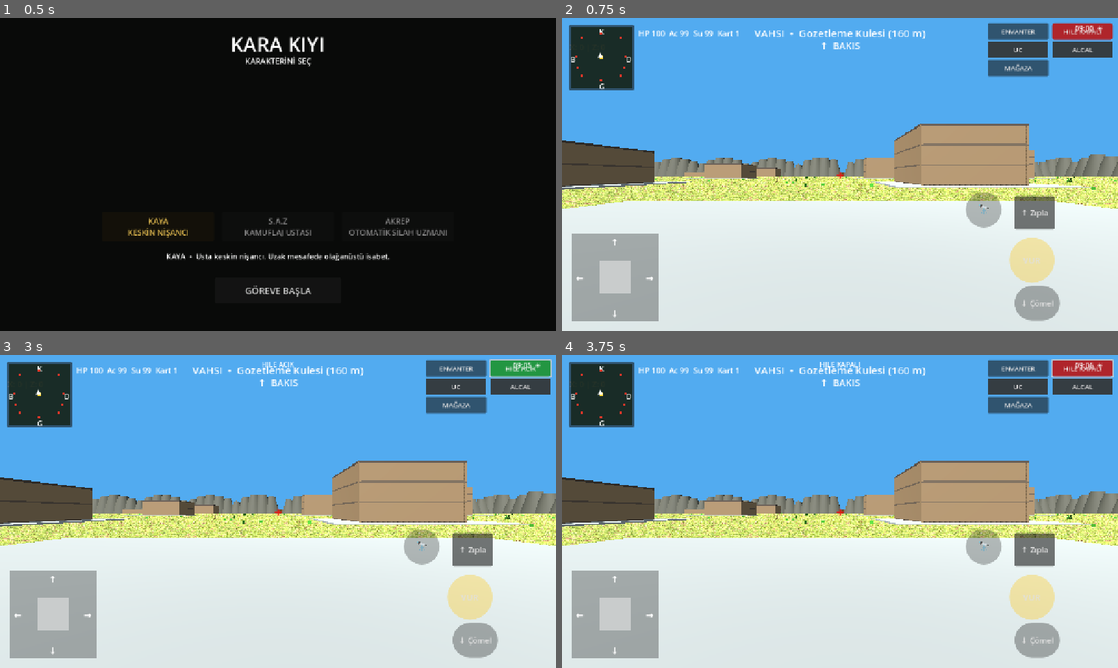
Above: before the commit, frames 1-4 (two rows, left to right).
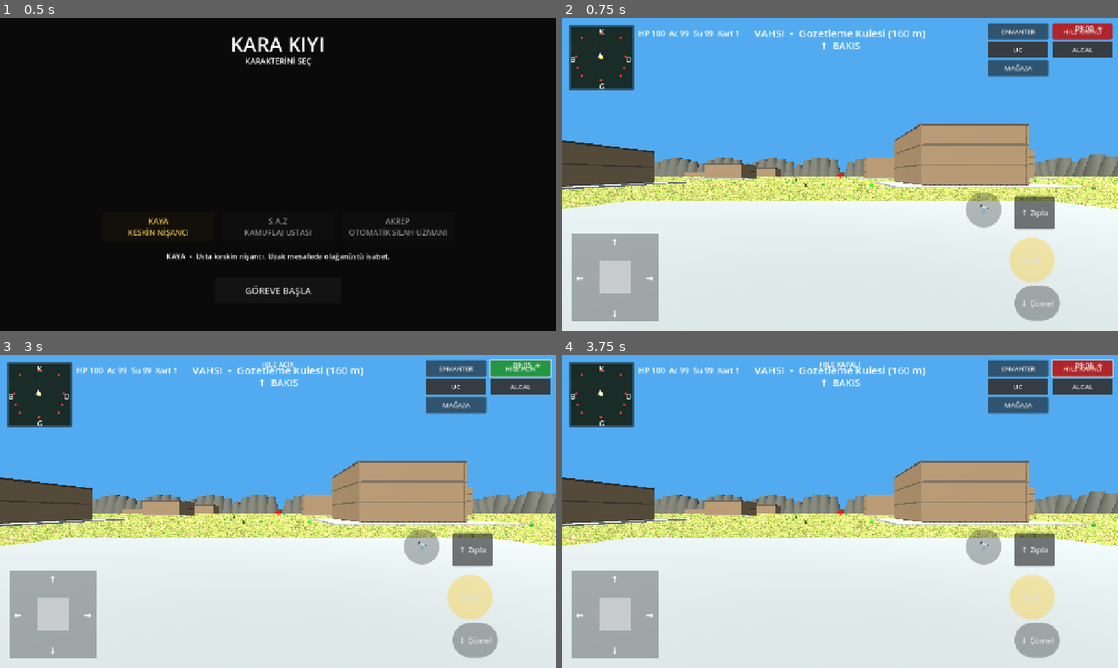
Above: after the commit, the same moments.

Repository: cantrsx-blip/GrayCardWars
Game: Godot game, scene res://scenes/Intro.tscn
The game is run twice, just before and just after one commit, with the same random seed, the same clock (stepped at 60 frames per second) and the same inputs.
Inputs:
- Up to frame 1 (0.5 s): no input
- Up to frame 2 (0.75 s): click "GÖREVE BAŞLA" at 0.5 s
- Up to frame 3 (3 s): click "ENVANTER" at 1.25 s; click "✕" at 2 s; click "HILE KAPALI" at 2.75 s
- Up to frame 4 (3.75 s): click "HILE ACIK" at 3.5 s

Frame 1 is identical in both runs. In frame 2, less than 0.1% of the frame differs, in the area x 38-94%, y 50-53%; in frame 3, less than 0.1%; in frame 4, less than 0.1%.

Commit message:
Remove transition vegetation from world

Diff:
--- a/scripts/main.gd
+++ b/scripts/main.gd
@@ -507,7 +507,6 @@
 	_build_world_environment()
 	_build_world_light()
 	_build_terrain_mesh()
-	_add_transition_vegetation()
 	_build_settlement_areas()
 	_build_map_edge_mountains()
 	_build_corner_settlements()
